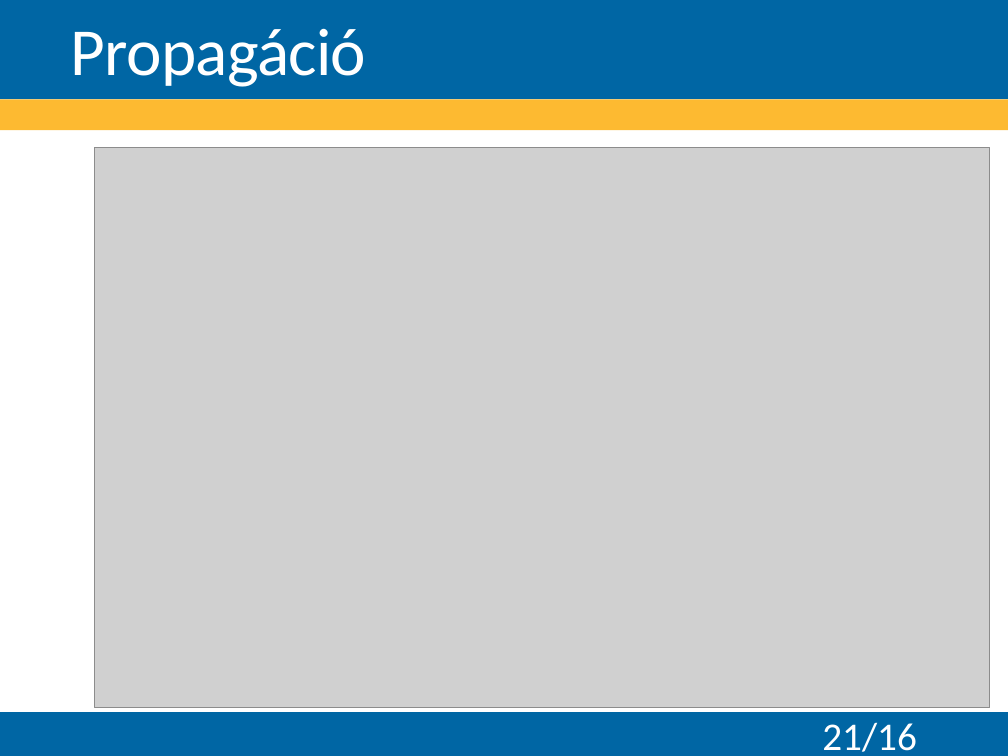
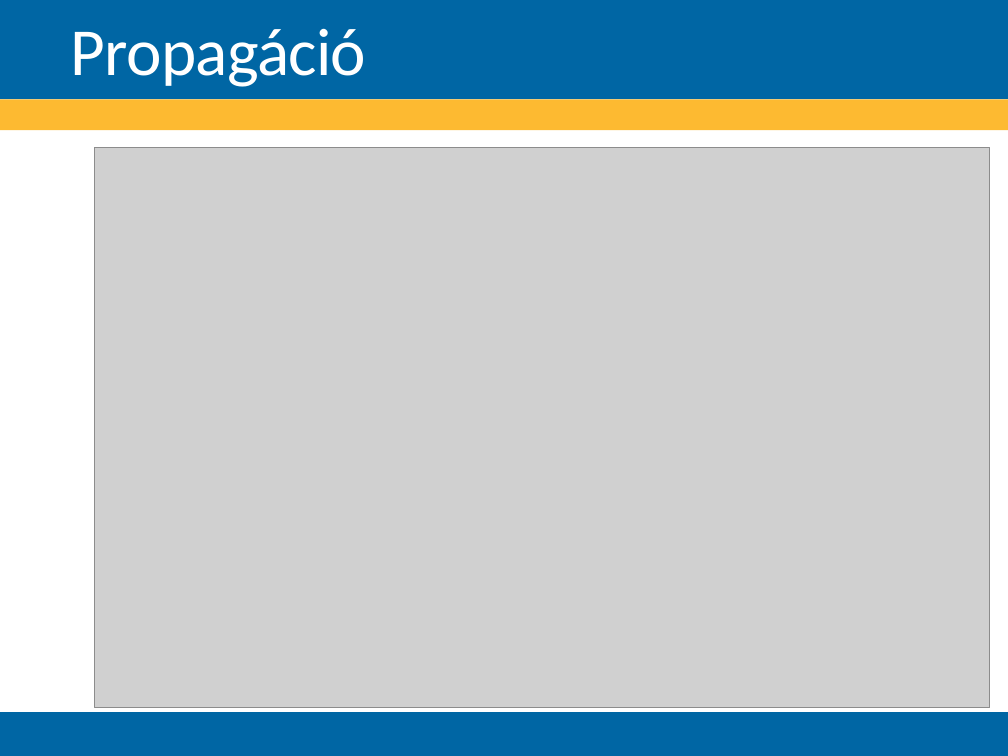
Before and after one commit to Teaching-projects/SZE-Peku221b, a slide deck: slide 21 of CP_Dolgozat/Előadás/Logikai feladványok megoldása korlátprogramozással.pptx. Drawn at 1008x756 pixels with LibreOffice and Linux fonts; fonts in the diff are those of the drawing; grey boxes stand for pictures; background and template pictures are left out. Boxes give left, top, right and bottom in pixels: in the first picture for what was removed or moved away, otherwise in the second. Text is boxed around its words. In the diff, an @@ line names an element or a change of style, - is before the commit and + after.

```diff
--- a/CP_Dolgozat/Előadás/Logikai feladványok megoldása korlátprogramozással.pptx
+++ b/CP_Dolgozat/Előadás/Logikai feladványok megoldása korlátprogramozással.pptx
@@ page number removed at <box>822,722,916,752</box> @@
-21/16
```
Also in this commit, not shown: 2 other slides changed, 2 other files.
